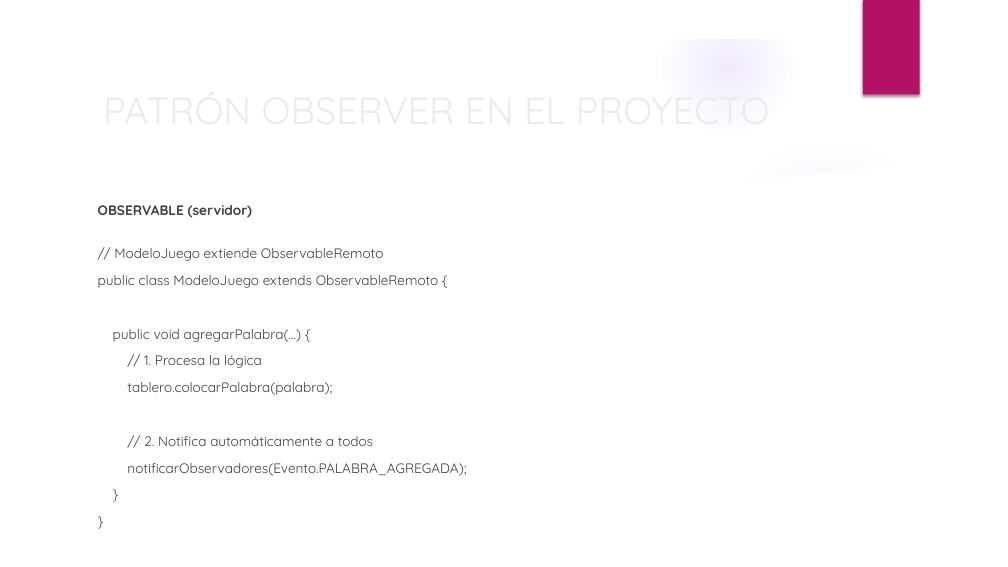
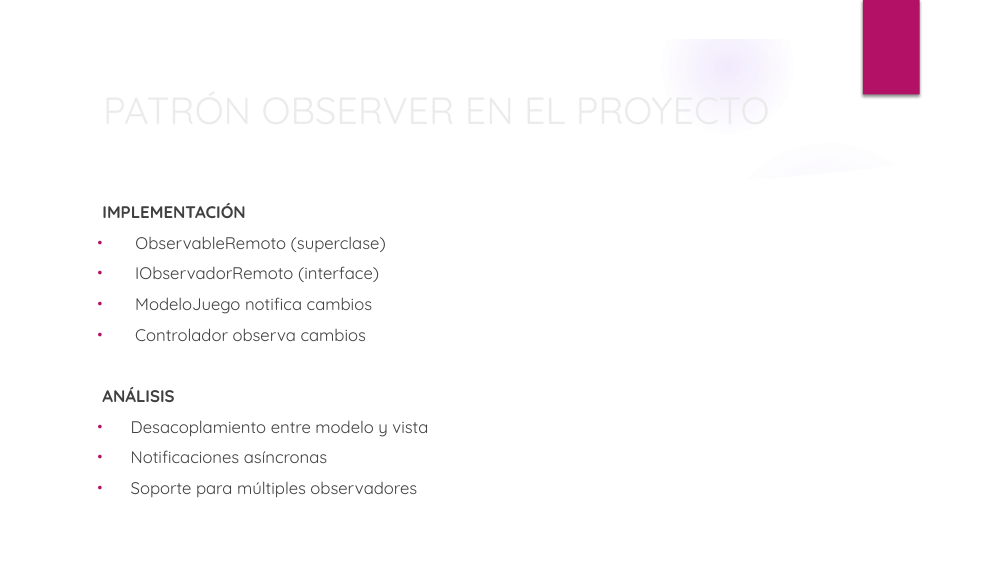
Before and after one commit to BinaryJuan/scrabble-poo, a slide deck: slide 21 of SCRABBLE.pptx. Drawn at 1008x567 pixels with LibreOffice and Linux fonts; fonts in the diff are those of the drawing; background and template pictures are left out. Boxes give left, top, right and bottom in pixels: in the first picture for what was removed or moved away, otherwise in the second. Text is boxed around its words. In the diff, an @@ line names an element or a change of style, - is before the commit and + after.

Commit message:
PPT

```diff
--- a/SCRABBLE.pptx
+++ b/SCRABBLE.pptx
@@ text at box(102, 203, 428, 498): text changed; size 12.9 to 16 pt @@
-OBSERVABLE (servidor)
-// ModeloJuego extiende ObservableRemoto
-public class ModeloJuego extends ObservableRemoto {
-public void agregarPalabra(...) {
-// 1. Procesa la lógica
-tablero.colocarPalabra(palabra);
-// 2. Notifica automáticamente a todos
-notificarObservadores(Evento.PALABRA_AGREGADA);
-}
-}
+IMPLEMENTACIÓN
+• ObservableRemoto (superclase)
+• IObservadorRemoto (interface)
+• ModeloJuego notifica cambios
+• Controlador observa cambios
+ANÁLISIS
+• Desacoplamiento entre modelo y vista
+• Notificaciones asíncronas
+• Soporte para múltiples observadores
```
Also in this commit, not shown: 1 other slide changed, 11 slides added, 1 slide removed, 1 other file.
